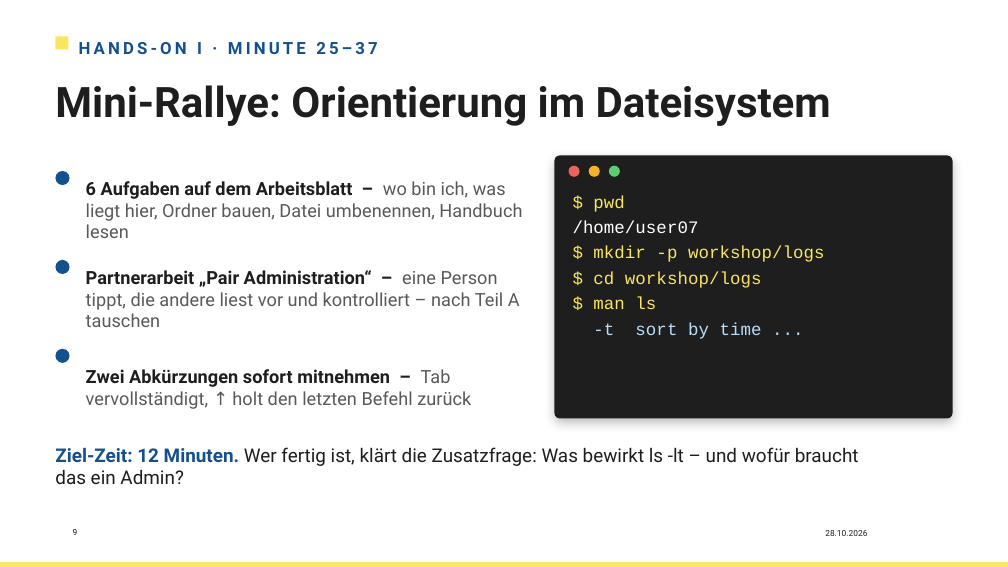
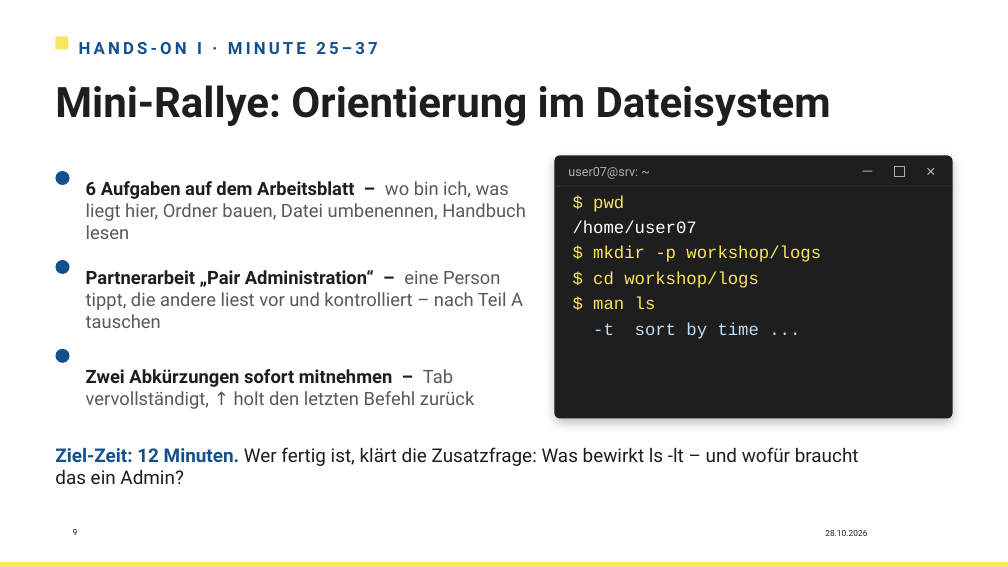
Before and after one commit to HerrZI/wsl2-school-lab, a slide deck: slide 9 of Workshop_WSL2_Linux_unterrichten_neu.pptx. Drawn at 1008x567 pixels with LibreOffice and Linux fonts; fonts in the diff are those of the drawing; background and template pictures are left out. Boxes give left, top, right and bottom in pixels: in the first picture for what was removed or moved away, otherwise in the second. Text is boxed around its words. In the diff, an @@ line names an element or a change of style, - is before the commit and + after.

```diff
--- a/Workshop_WSL2_Linux_unterrichten_neu.pptx
+++ b/Workshop_WSL2_Linux_unterrichten_neu.pptx
@@ text added at [568,167,638,179], 12 pt, text #B0B0B0 @@
+user07@srv: ~
@@ ellipse removed at [569,166,580,177] @@
@@ ellipse removed at [589,166,600,177] @@
@@ ellipse removed at [609,166,620,177] @@
@@ rectangle added at [863,171,873,172], fill #B0B0B0 @@
@@ rectangle added at [895,166,904,176], outline #B0B0B0 0.75 pt @@
@@ text added at [920,160,942,182], 12 pt, text #B0B0B0 @@
+✕
@@ text "$ pwd" at [573,196,821,339]: size 16.7 to 16.5 pt @@
@@ size 17.3 to 17.5 pt in 3 elements at [86,181,526,239], [86,270,523,328], [86,369,474,409] @@
```
Also in this commit, not shown: 12 other slides changed, 7 other files.
